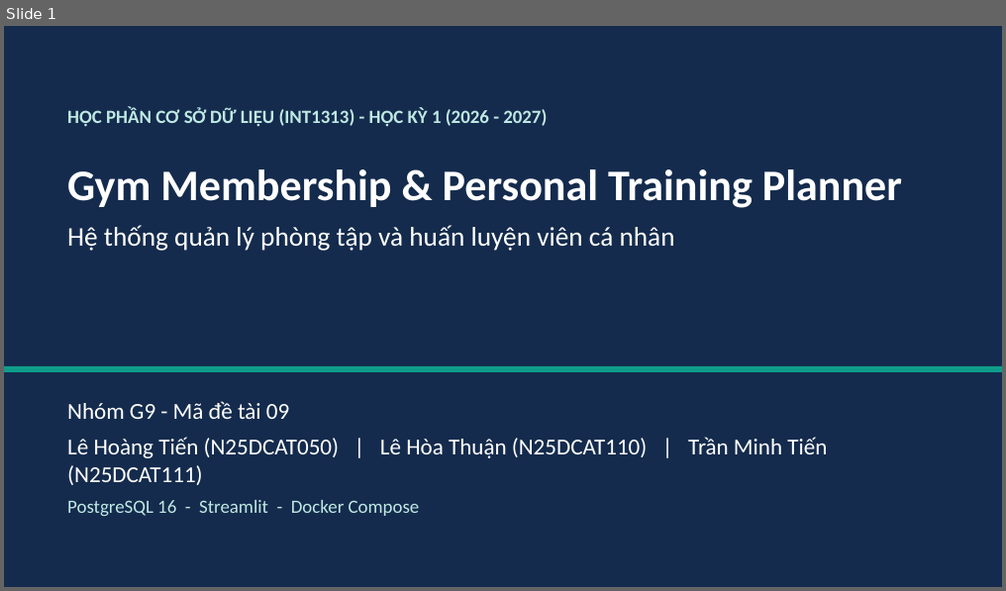
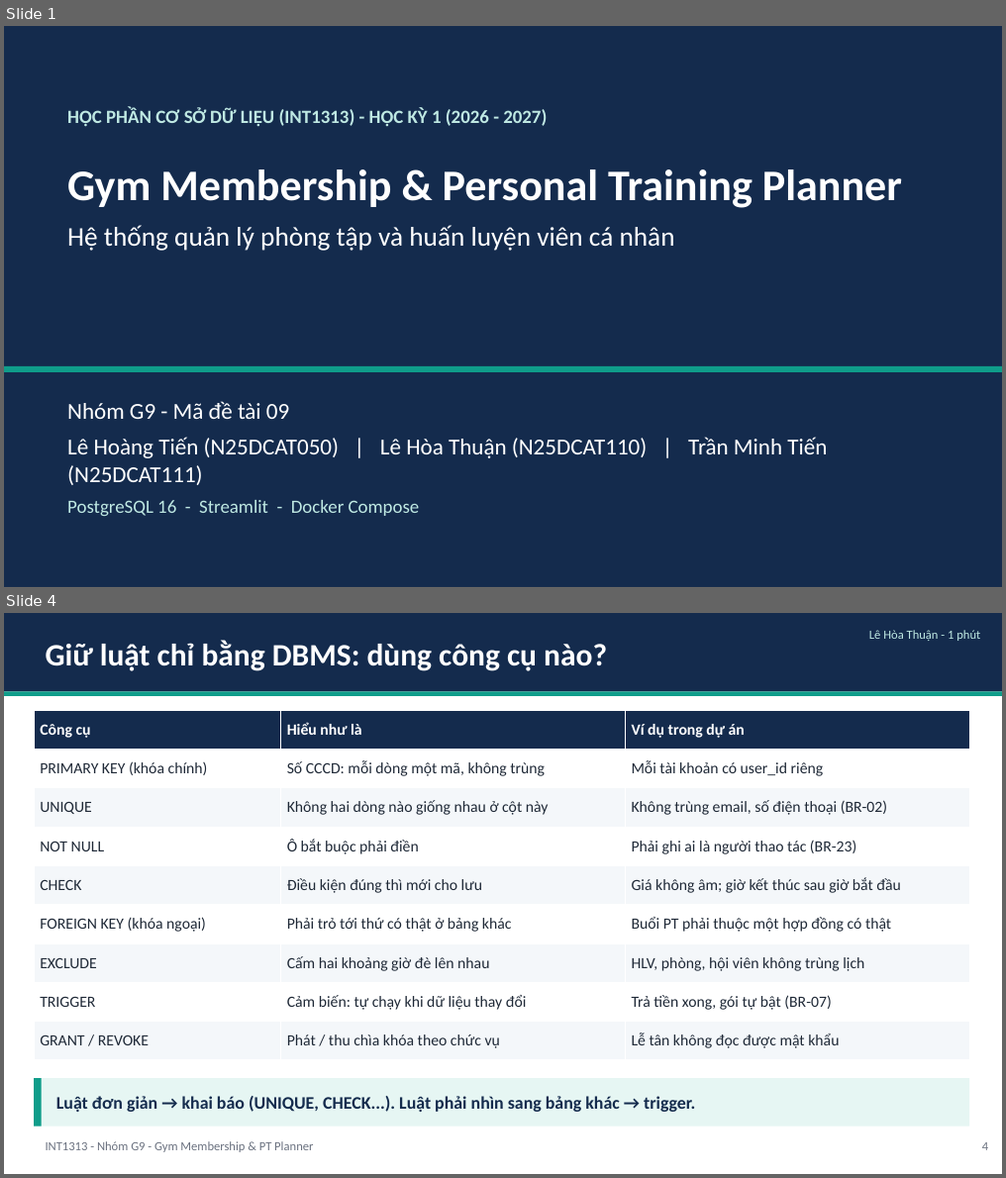
Before and after one commit to TienVN6222/PTIT_INT1313_CSDL_Group9, a slide deck: Phase 4/presentation/deck.pptx. Shown one above the other, each under a label of ours: slide 1 before the commit, slides 1 and 4 after it; the slides between them are not shown. The pictures are 1006x591 and 1006x1178 pixels, drawn with LibreOffice and Linux fonts; fonts in the diff are those of the drawing. Boxes give left, top, right and bottom in pixels: in the first picture for what was removed or moved away, otherwise in the second. Text is boxed around its words. In the diff, an @@ line names an element or a change of style, - is before the commit and + after.

```diff
--- a/Phase 4/presentation/deck.pptx
+++ b/Phase 4/presentation/deck.pptx
@@ slide 4 added at [4,613,1002,1174], background #FFFFFF @@
@@ rectangle added at [4,613,1002,691], fill #142B4D @@
@@ text added at [46,640,607,671], 30 pt, text #FFFFFF, bold @@
+Giữ luật chỉ bằng DBMS: dùng công cụ nào?
@@ text added at [869,630,980,641], 12 pt, text #BFE9E3 @@
+Lê Hòa Thuận - 1 phút
@@ rectangle added at [4,691,1002,696], fill #0F9D8A @@
@@ table added at [34,710,969,1060], 9 rows, 3 columns @@
+Công cụ | Hiểu như là | Ví dụ trong dự án
+PRIMARY KEY (khóa chính) | Số CCCD: mỗi dòng một mã, không trùng | Mỗi tài khoản có user_id riêng
+UNIQUE | Không hai dòng nào giống nhau ở cột này | Không trùng email, số điện thoại (BR-02)
+NOT NULL | Ô bắt buộc phải điền | Phải ghi ai là người thao tác (BR-23)
+CHECK | Điều kiện đúng thì mới cho lưu | Giá không âm; giờ kết thúc sau giờ bắt đầu
+FOREIGN KEY (khóa ngoại) | Phải trỏ tới thứ có thật ở bảng khác | Buổi PT phải thuộc một hợp đồng có thật
+EXCLUDE | Cấm hai khoảng giờ đè lên nhau | HLV, phòng, hội viên không trùng lịch
+TRIGGER | Cảm biến: tự chạy khi dữ liệu thay đổi | Trả tiền xong, gói tự bật (BR-07)
+GRANT / REVOKE | Phát / thu chìa khóa theo chức vụ | Lễ tân không đọc được mật khẩu
@@ rectangle added at [34,1078,969,1127], fill #E6F6F3 @@
@@ rectangle added at [34,1078,42,1127], fill #0F9D8A @@
@@ text added at [56,1096,695,1112], 17 pt, text #142B4D, bold @@
+Luật đơn giản → khai báo (UNIQUE, CHECK...). Luật phải nhìn sang bảng khác → trigger.
@@ text added at [46,1142,313,1153], 12 pt, text #6B7280 @@
+INT1313 - Nhóm G9 - Gym Membership & PT Planner
@@ text added at [982,1143,988,1151], 12 pt, text #6B7280 @@
+4
```
Also in this commit, not shown: 6 slides changed, 19 other slides added, 8 slides removed, 23 other files.
